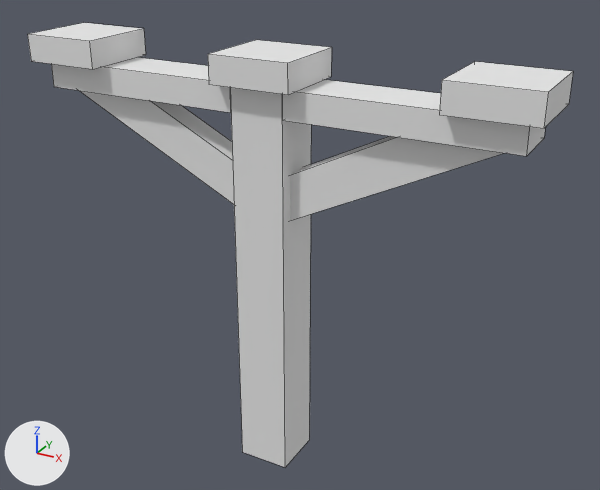
The OBJ model src/main/resources/assets/immersiveintegration/models/extendedPost.obj: old version first, new version second.
The view is the same before and after, from a 50 mm lens placed at (1.79, -3.0, 2.65), pointed at (0.08, 0.1, 1.1). The lights are fixed; the arrows at lower left show +X, +Y and +Z. Mesh edges are drawn as thin lines. Where no turn or scale is listed for an object, it has been applied to the vertices.

In view in the first picture: 'Arm_left', 'Arm_right', 'Base'.
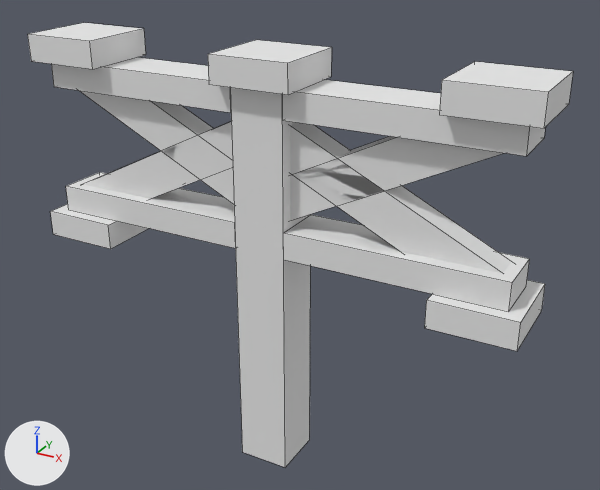
Where the change shows, as pixel boxes [x1, y1, x2, y2] in the pictures (600 x 490 px):
'Arm_left_d', added
    after: [283, 122, 545, 351]
'Arm_right_d', added
    after: [50, 122, 236, 249]

Diff of the bpy script that builds the scene:
```diff
--- a/src/main/resources/assets/immersiveintegration/models/extendedPost.obj.py
+++ b/src/main/resources/assets/immersiveintegration/models/extendedPost.obj.py
@@ me_arm_right_d @@
+me_arm_right_d.from_pydata(...)  # 24 vertices, 18 faces; spans x -1.188..0.006, y -0.188..0.187, z 1.0..1.737
+me_arm_right_d.materials.append(mat_none)  # white #e7e7e7
@@ me_arm_left_d @@
+me_arm_left_d.from_pydata(...)  # 24 vertices, 18 faces; spans x -0.006..1.188, y -0.188..0.187, z 1.0..1.737
+me_arm_left_d.materials.append(mat_none)  # white #e7e7e7
@@ ob_arm_right_d @@
+ob_arm_right_d = bpy.data.objects.new('Arm_right_d', me_arm_right_d)
+ob_arm_right_d.location = (0.0, 0.0, 0.0)
@@ ob_arm_left_d @@
+ob_arm_left_d = bpy.data.objects.new('Arm_left_d', me_arm_left_d)
+ob_arm_left_d.location = (0.0, 0.0, 0.0)
```
